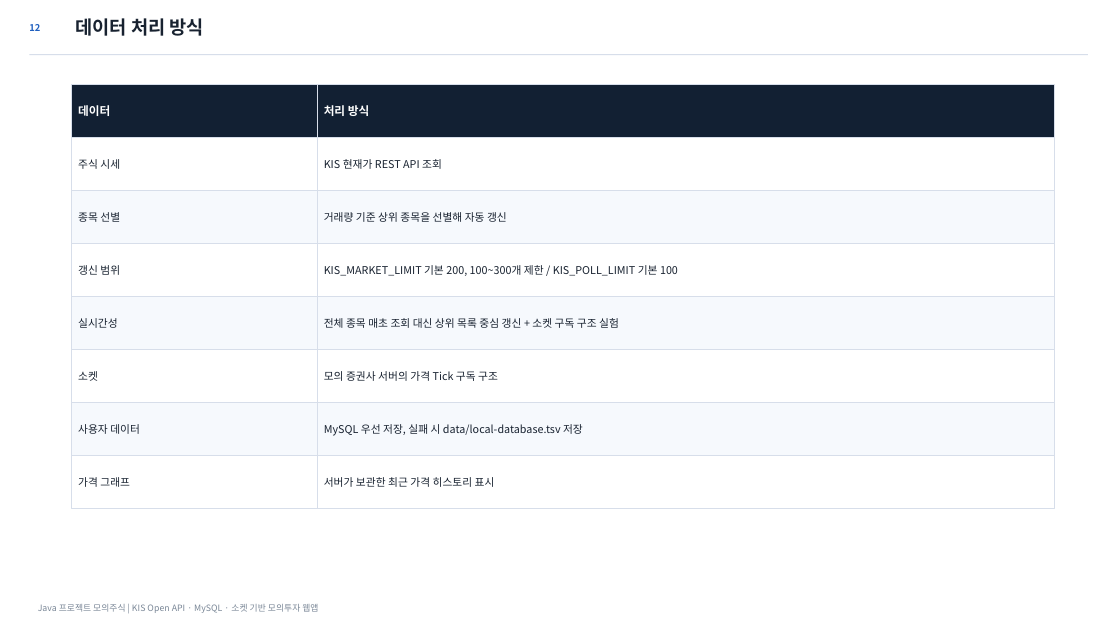
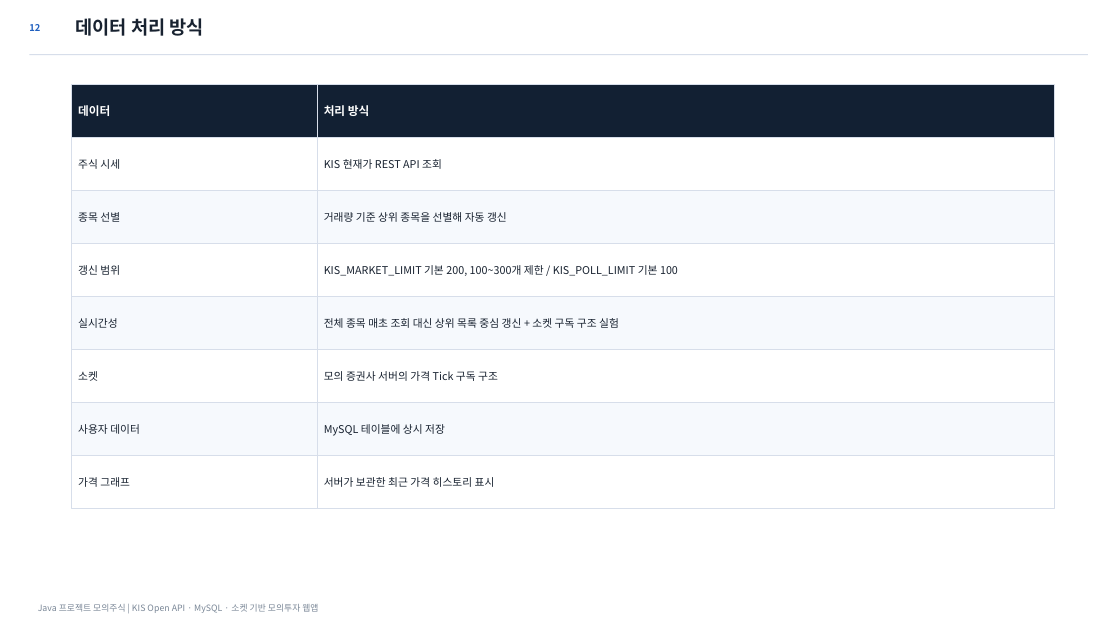
Before and after one commit to osangmin51-spec/javaproject, a slide deck: slide 12 of deliverables/Java_모의주식투자_발표자료_최종정합본.pptx. Drawn at 1120x630 pixels with LibreOffice and Linux fonts; fonts in the diff are those of the drawing. Boxes give left, top, right and bottom in pixels: in the first picture for what was removed or moved away, otherwise in the second. Text is boxed around its words. In the diff, an @@ line names an element or a change of style, - is before the commit and + after.

```diff
--- a/deliverables/Java_모의주식투자_발표자료_최종정합본.pptx
+++ b/deliverables/Java_모의주식투자_발표자료_최종정합본.pptx
@@ text at [324, 424, 445, 436]: text changed @@
-MySQL 우선 저장, 실패 시 data/local-database.tsv 저장
+MySQL 테이블에 상시 저장
```
Also in this commit, not shown: 5 other slides changed, 9 other files.
